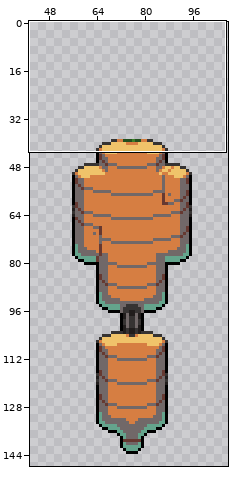
One commit to this sprite sheet: assets/sprites/satellite_full.png. Above: a wide view before the commit, with the close-up outlined.
Close-up. Earlier state:
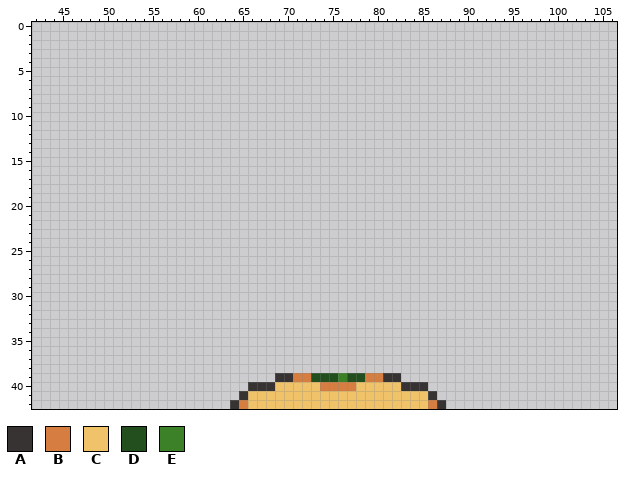
The file is 152x156 pixels. Shown: x 42..106, y 0..42. The wide view leaves out empty margins.
Palette (. is transparent): A #363332  B #d67e42  C #f0c36a  D #234f1e  E #3c8128
Pixels before (only the part around the change), first column x 44:
 0 ...............................................................
 1 ...............................................................
 2 ...............................................................
 3 ...............................................................
 4 ...............................................................
 5 ...............................................................
 6 ...............................................................
 7 ...............................................................
 8 ...............................................................
 9 ...............................................................
10 ...............................................................
11 ...............................................................
12 ...............................................................
13 ...............................................................
14 ...............................................................
15 ...............................................................
16 ...............................................................
17 ...............................................................
18 ...............................................................
19 ...............................................................
20 ...............................................................
21 ...............................................................
22 ...............................................................
23 ...............................................................
24 ...............................................................
25 ...............................................................
26 ...............................................................
27 ...............................................................
28 ...............................................................
29 ...............................................................
30 ...............................................................
31 ...............................................................
32 ...............................................................
33 ...............................................................
34 ...............................................................
35 ...............................................................
36 ...............................................................
37 ...............................................................
38 ...............................................................
39 .........................AABBDDDEDDBBAA........................
40 ......................AAACCCCCBBBBCCCCCAAA.....................
41 .....................ACCCCCCCCCCCCCCCCCCCCA....................
42 ....................ABCCCCCCCCCCCCCCCCCCCCBA...................
And afterwards:
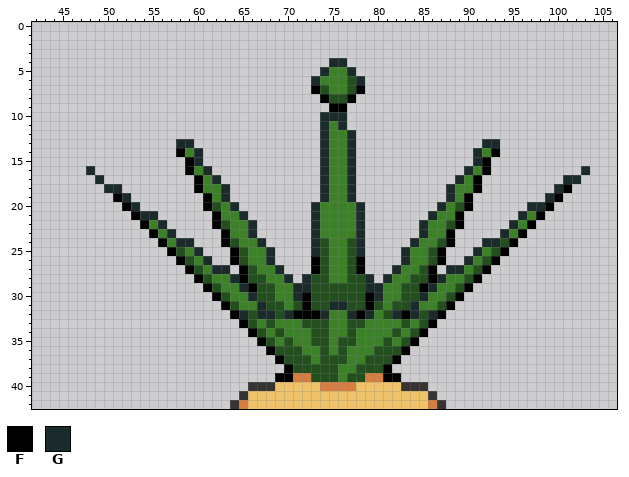
Colours new in this view: F #000000  G #1b2b2b
What changed:
Changed rows in their new state; - is an unchanged pixel.
first column x 48:
 4 ---------------------------GG---------------------------
 5 --------------------------GEEG--------------------------
 6 -------------------------GEEEDG-------------------------
 7 -------------------------FDEEDF-------------------------
 8 --------------------------FDDF--------------------------
 9 ---------------------------FF---------------------------
10 --------------------------GGG---------------------------
11 --------------------------GEG---------------------------
12 --------------------------GEEG--------------------------
13 ----------GG--------------GEEG--------------GG----------
14 ----------FEG-------------GEEG-------------GEF----------
15 -----------FG-------------GEEG-------------GF-----------
16 G----------FEG------------GEEG------------GEF----------G
17 -G----------FEG-----------GEEG-----------GEF---------GG-
18 --GG--------FEEG----------GEEG----------GEEF--------GF--
19 ---FG--------FEG----------GEEG----------GEF--------GF---
20 ----FG-------FDEG--------GEEEEG--------GEDF------GGF----
21 -----FGG------FEEG-------GEEEEG-------GEEF------GEF-----
22 ------FEG-----FDEEG------GEEEEG------GEEDF-----GEF------
23 -------FEG-----FEEG------GEEEEG------GEEF-----GEF-------
24 --------FEGG---FDEEG-----GDEEDG-----GEEDF---GGDF--------
25 ---------FDEG---FDEEG----GDEEDG----GEEDF---GEDF---------
26 ----------FDEG--FDEEG----FDEEDF----GEEDF--GEDF----------
27 -----------FDEGG-FDEEG---FDEEDF---GEEDF-GGEDF-----------
28 ------------FDEEGFDDEEG-GDDEEDDG-GEEDDFGEEDF------------
29 -------------FDEEGFDDEEGGDDDDDDGGEEDDFGEEDF-------------
30 --------------FDEEGDDEEGFDDDDDDFGEEDDGEEDF--------------
31 ---------------FDEEGDDEDFDDGGDDFDEDDGEEDF---------------
32 ----------------FGDGGDGFFFGEEGFGEDGFGDGF----------------
33 -----------------FDEDEEEDDDEEDDEEEEDEDF-----------------
34 ------------------FDEDEEEDDEEDEEEEDEDF------------------
35 -------------------FDEDEEDDEDDEEEDEDF-------------------
36 --------------------FDDDEEDEDEEEDDDF--------------------
37 ---------------------FDDDEDDDEEDDDF---------------------
38 ----------------------FDDDDDEEDDDF----------------------
39 ---------------------FF----------FF---------------------
Where, in picture pixels (left, top, right, bottom), the same in both close-ups:
changed: (86, 58, 590, 382)
